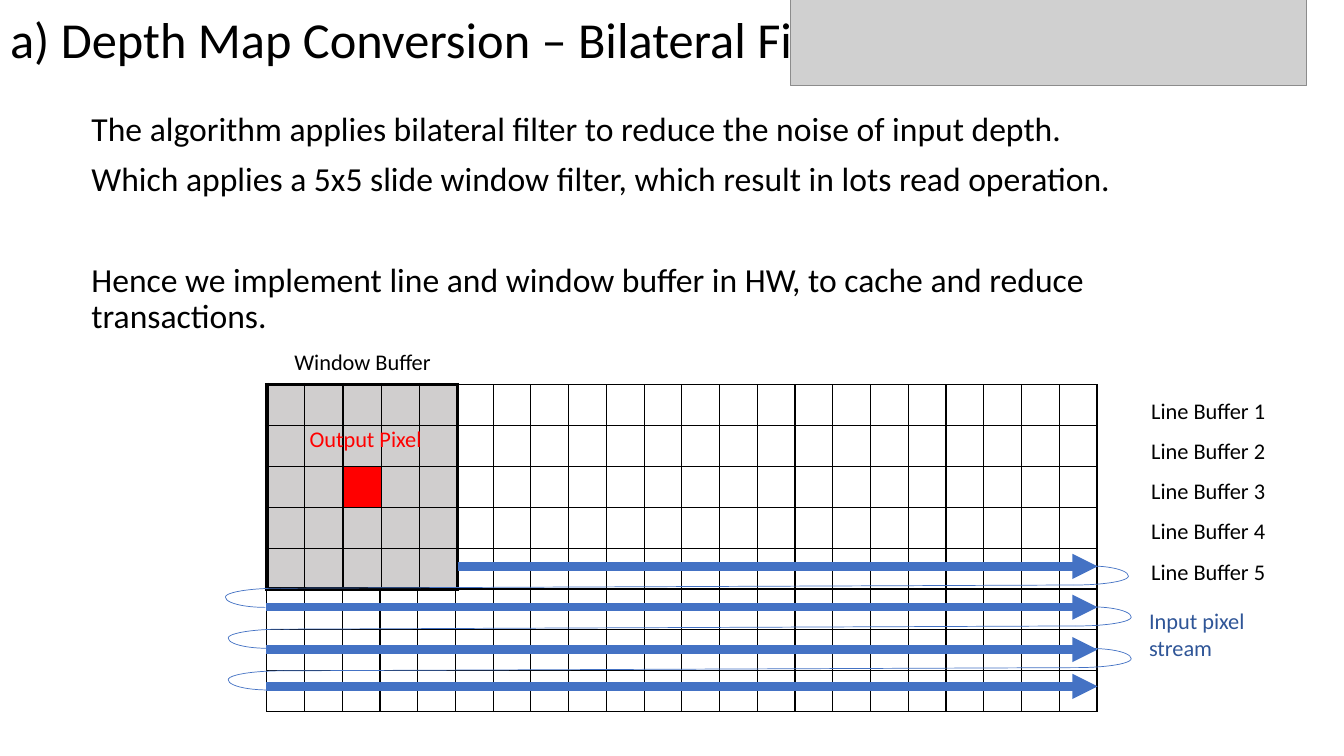
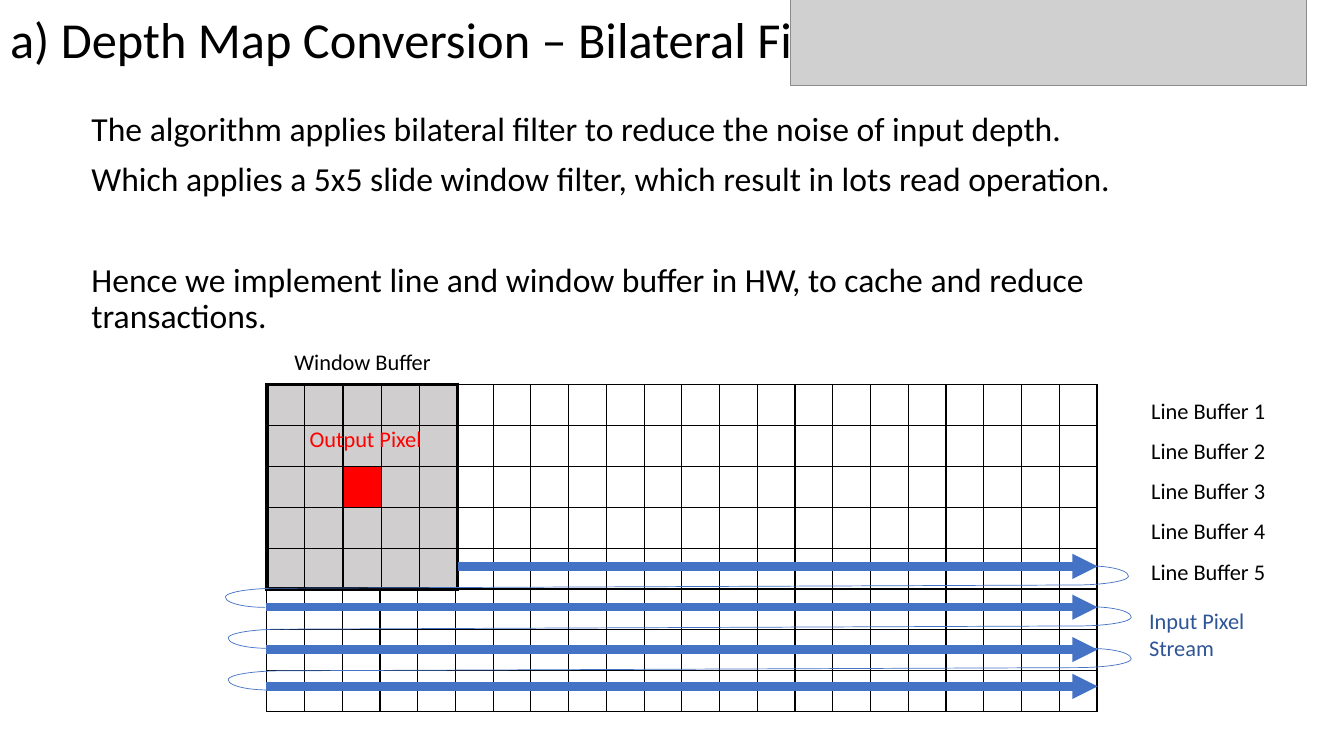
Before and after one commit to Charlee0207/KinectFusion-HLS, a slide deck: slide 4 of Kinect Fusion.pptx. Drawn at 1344x756 pixels with LibreOffice and Linux fonts; fonts in the diff are those of the drawing; grey boxes stand for pictures. Boxes give left, top, right and bottom in pixels: in the first picture for what was removed or moved away, otherwise in the second. Text is boxed around its words. In the diff, an @@ line names an element or a change of style, - is before the commit and + after.

```diff
--- a/Kinect Fusion.pptx
+++ b/Kinect Fusion.pptx
@@ text at [1149,613,1244,656]: text changed @@
-Input pixel stream
+Input Pixel Stream
```
Also in this commit, not shown: 5 slides added, 1 slide removed.
